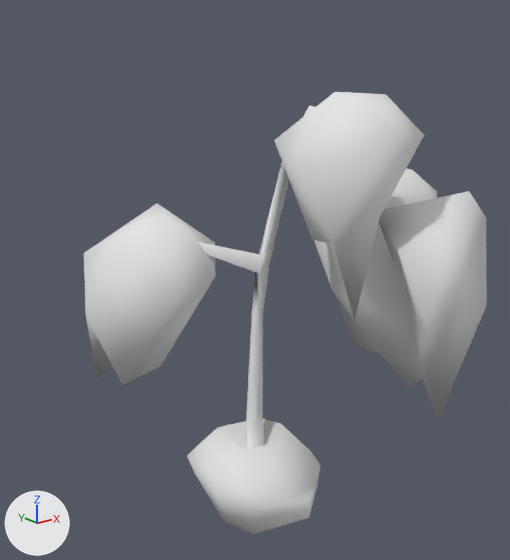
The glTF model models/whBanyanSapling.glb: old version first, new version second.
One viewpoint serves both versions: a 50 mm camera at (-2.1, -2.64, 2.07) aimed at (0.05, 0.04, 1.0). Arrows for +X, +Y and +Z are at lower left; the lights stay in place. The older version comes first. Vertices at exactly the same position are counted once.
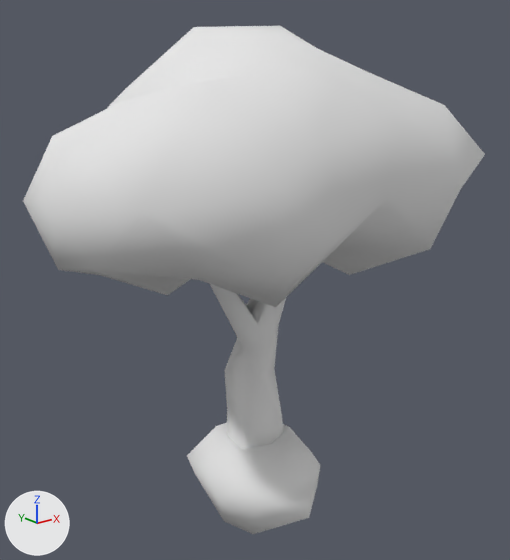
Boxes (x1, y1, x2, y2) around the edits, measured in the pictures (510 x 560 px):
'Icosphere', reshaped (15% wider, 15% taller)
    before: (84, 92, 487, 534)
    after: (23, 26, 485, 534)
part 1 of me_icosphere, added
    after: (23, 26, 485, 307)
part 2 of me_icosphere, added
    after: (210, 284, 286, 449)
part 3 of me_icosphere, reshaped
    before: (84, 92, 487, 471)
    after: (187, 422, 310, 471)

The change, as a diff of the scene's bpy script:
```diff
--- a/models/whBanyanSapling.glb.py
+++ b/models/whBanyanSapling.glb.py
@@ me_icosphere @@
 # used by ob_icosphere; location = (0.0, 0.0, 0.0)
-me_icosphere.from_pydata(...)  # 125 vertices, 224 faces; spans x -0.61..1.14, y -0.8..0.96, z -0.34..1.94
+me_icosphere.from_pydata(...)  # 128 vertices, 242 faces; spans x -1.15..1.08, y -0.83..0.86, z -0.34..2.23
+# me_icosphere part 1: a new loose piece of 74 vertices spanning x -1.15..1.08, y -0.83..0.86, z 1.03..2.23, in mat_banyanleafsmall (white #e7e7e7)
+# me_icosphere part 2: a new loose piece of 20 vertices spanning x -0.55..0.45, y -0.14..0.18, z -0.1..1.6, in mat_banyanbark (white #e7e7e7)
+# me_icosphere part 3
+# 94 vertices are removed from x -0.61..1.14, y -0.8..0.96, z -0.09..1.94
+# 174 faces are deleted
+# 3 vertices are added at (0.18, -0.09, 0.17), (-0.14, 0.14, 0.19), (0.14, 0.15, 0.19)
+# 14 new faces join them, mat_dirt (white #e7e7e7)
 me_icosphere.materials.append(mat_banyanbark)
```
